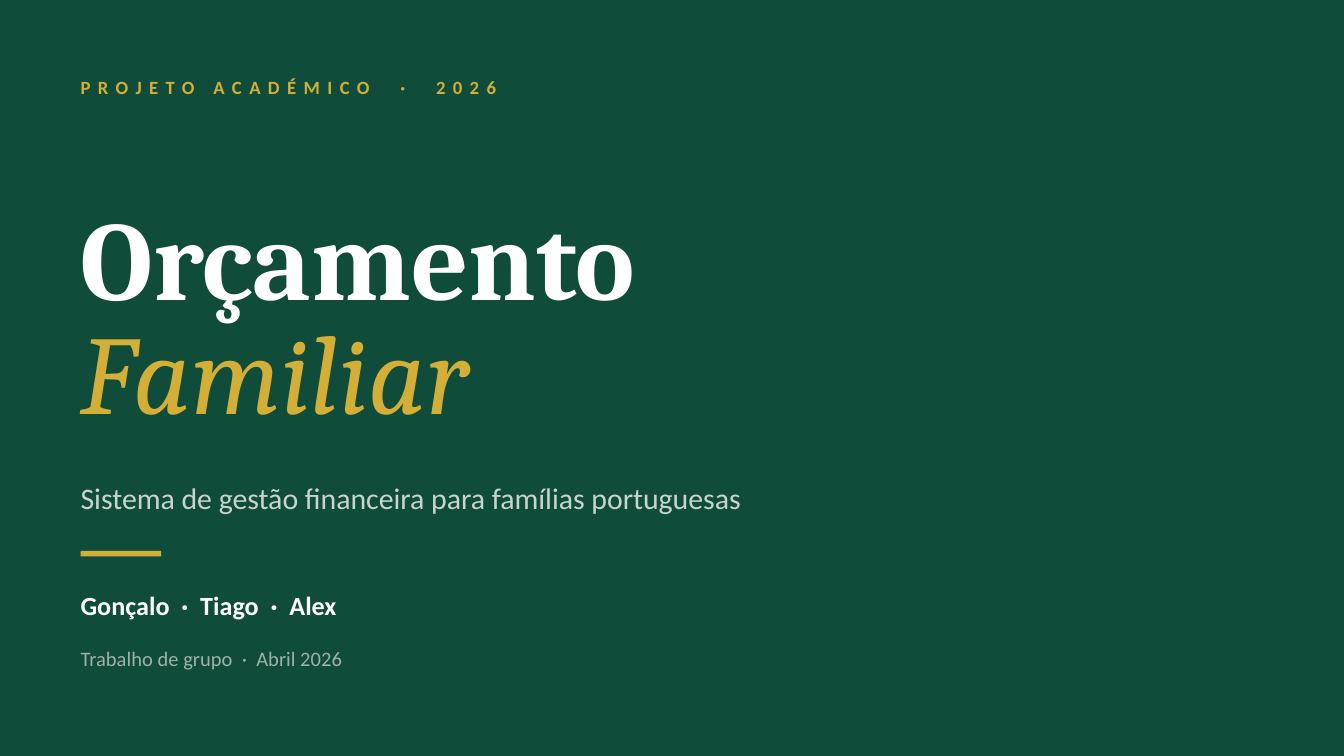
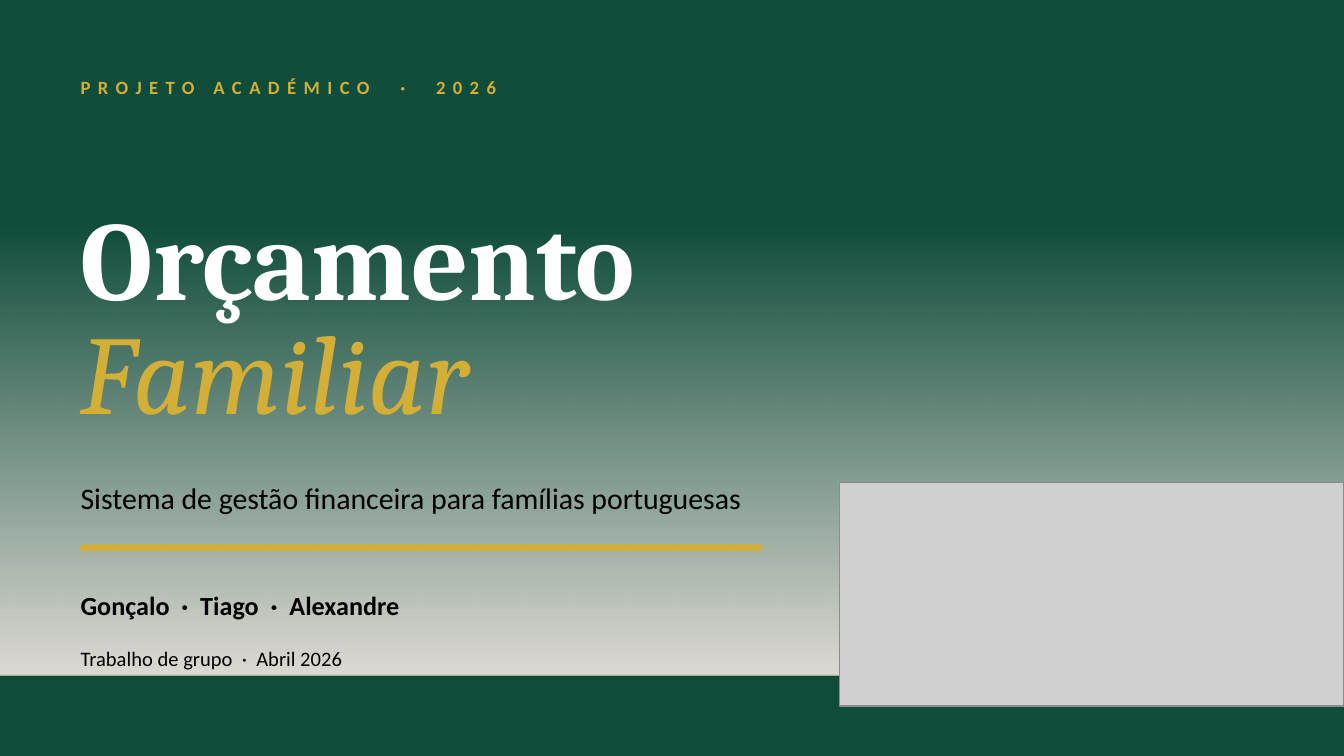
Before and after one commit to alexandreteixeira2025039-source/orcamentos-despesas-tf, a slide deck: slide 1 of docs/Orcamento_Familiar.pptx. Drawn at 1344x756 pixels with LibreOffice and Linux fonts; fonts in the diff are those of the drawing; grey boxes stand for pictures; background and template pictures are left out. Boxes give left, top, right and bottom in pixels: in the first picture for what was removed or moved away, otherwise in the second. Text is boxed around its words. In the diff, an @@ line names an element or a change of style, - is before the commit and + after.

```diff
--- a/docs/Orcamento_Familiar.pptx
+++ b/docs/Orcamento_Familiar.pptx
@@ rectangle added at <box>0,223,1344,676</box>, fill gradient #DFDBD5 @@
@@ text "Sistema de gestão financeira para ..." at <box>81,488,740,514</box>: text colour #C8D4CE to #000000 @@
@@ picture added at <box>840,482,1344,706</box> @@
@@ rectangle: place and size @@
-rectangle at <box>81,551,161,556</box>
+rectangle at <box>81,544,762,551</box>
@@ rectangle at <box>81,544,762,551</box>: mirrored @@
@@ text at <box>81,596,399,620</box>: text changed; text colour #FFFFFF to #000000 @@
-Gonçalo · Tiago · Alex
+Gonçalo · Tiago · Alexandre
@@ text "Trabalho de grupo · Abril ..." at <box>81,651,342,670</box>: text colour #9FB1A8 to #000000 @@
@@ line added from (0, 676) to (1344, 676), #000001 1 pt @@
```
Also in this commit, not shown: 3 other slides changed, 2 other files.
